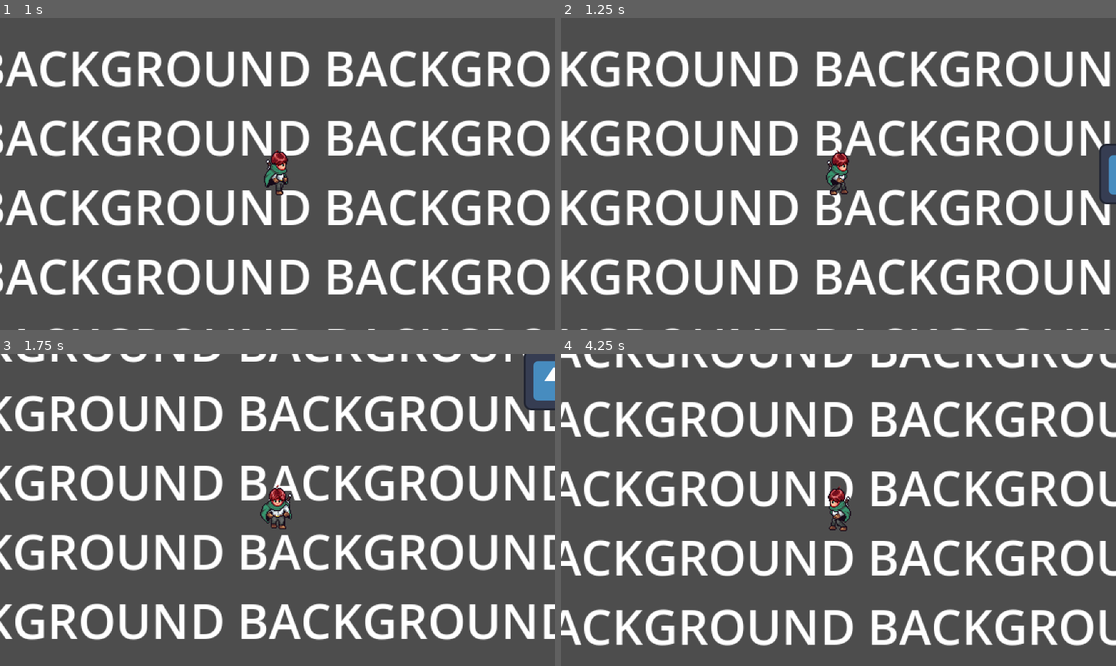
Above: before the commit, frames 1-4 (two rows, left to right).
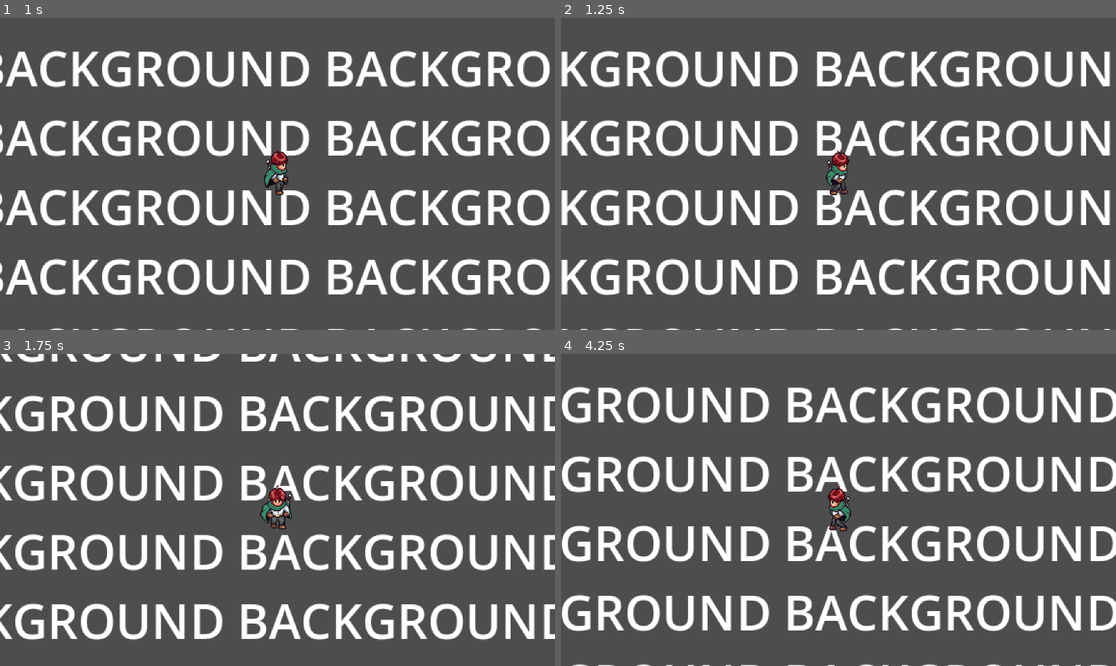
Above: after the commit, the same moments.

Repository: UltimaAngel/Video-Game-Project-1
Game: Godot game, scene res://game/scenes/game.tscn
Two runs of this game, one before a commit and one after it. Both use one fixed random seed, a clock stepped at 60 frames per second and the inputs below. The engine's default icon, where the game draws it, is replaced by a stand-in: a white triangle on a blue panel in a dark square.
Inputs:
- Up to frame 1 (1 s): tap Enter at 0.5 s; hold D (right) from 0.53 s (still down)
- Up to frame 2 (1.25 s): keep holding D (right)
- Up to frame 3 (1.75 s): release D (right) at 1.28 s; hold S (down) from 1.28 s (still down)
- Up to frame 4 (4.25 s): release S (down) at 2.03 s; hold D (right) 2.03-2.78 s; hold W (up) 2.78-3.53 s; hold A (left) from 3.53 s (still down)

Frame 1 is identical in both runs. In frame 2, 0.4% of the frame differs, in the area x 96-100%, y 40-60%; in frame 3, 0.7%; in frame 4, 35%, in the area x 0-100%, y 0-100%.

Commit message:
Create Health and Hitbox Components
Health is now a component separated from being tied to a specific class,
and same with the hitbox component. There's a great video on YouTube by
Bitlytic titled "How You Can Easily Make Your Code Simpler in Godot 4"
that explains how and why to do this.

Diff:
--- a/characters/player/scenes/player.tscn
+++ b/characters/player/scenes/player.tscn
@@ -1,7 +1,9 @@
-[gd_scene load_steps=13 format=3 uid="uid://bo0pwsa6hw5ue"]
+[gd_scene load_steps=15 format=3 uid="uid://bo0pwsa6hw5ue"]
 
 [ext_resource type="Script" uid="uid://b6fbiyjuwntgn" path="res://characters/player/scripts/player.gd" id="1_cvnsp"]
 [ext_resource type="Texture2D" uid="uid://ceibfuodxat68" path="res://characters/player/assets/player_sprite02.png" id="2_cvnsp"]
+[ext_resource type="PackedScene" uid="uid://bdu6v3fhcn53g" path="res://components/health_component/health_component.tscn" id="3_41mm0"]
+[ext_resource type="PackedScene" uid="uid://cxnwhytyj6sg6" path="res://components/hitbox_component/hitbox_component.tscn" id="4_2pynv"]
 
 [sub_resource type="CircleShape2D" id="CircleShape2D_ittr2"]
 radius = 8.062258
@@ -148,16 +150,18 @@
 hframes = 16
 vframes = 3
 
+[node name="HealthComponent" parent="." instance=ExtResource("3_41mm0")]
+
 [node name="CollisionShape2D" type="CollisionShape2D" parent="."]
 show_behind_parent = true
 position = Vector2(0, 20)
 shape = SubResource("CircleShape2D_ittr2")
 
-[node name="HitBox" type="Area2D" parent="."]
-collision_layer = 0
+[node name="HitboxComponent" parent="." node_paths=PackedStringArray("health_component") instance=ExtResource("4_2pynv")]
 collision_mask = 4
+health_component = NodePath("../HealthComponent")
 
-[node name="CollisionShape2D" type="CollisionShape2D" parent="HitBox"]
+[node name="CollisionShape2D" type="CollisionShape2D" parent="HitboxComponent"]
 shape = SubResource("CapsuleShape2D_vgqql")
 
 [node name="AnimationPlayer" type="AnimationPlayer" parent="."]
@@ -165,4 +169,4 @@
 &"": SubResource("AnimationLibrary_p04ig")
 }
 
-[connection signal="area_entered" from="HitBox" to="." method="_on_hit_box_area_entered"]
+[connection signal="area_entered" from="HitboxComponent" to="." method="_on_hitbox_component_area_entered"]
--- a/characters/player/scripts/player.gd
+++ b/characters/player/scripts/player.gd
@@ -8,7 +8,6 @@
 #    https://www.youtube.com/playlist?list=PLfcCiyd_V9GH8M9xd_QKlyU8jryGcy3Xa
 
 var cardinal_direction : Vector2 = Vector2.DOWN
-var health : float = 100.0
 var input_direction : Vector2 = Vector2.ZERO
 var speed : float = 300.0
 var state : String = "idle"
@@ -52,9 +51,9 @@
 
 	cardinal_direction = new_dir
 
-	# Flip player sprite across x axis. Doing it this way instead of setting flip_h
-	# allows us to also flip children of Sprite2D node, should we desire to do so
-	# in the future.
+	# Scale the player sprite across x axis. Doing it this way instead of setting
+	# flip_h allows us to also "flip" children of Sprite2D node when the player
+	# sprite "flips", should we desire to do so in the future.
 	player_sprite.scale.x = -1 if cardinal_direction == Vector2.LEFT else 1
 	return true
 
@@ -82,12 +81,5 @@
 	move_and_slide()
 
 
-# Check if Player's health is 0 every frame.
 func _process(_delta):
-	if (health == 0):
-		get_tree().reload_current_scene()
-
-
-# For now, anything in Layer 3 (melee attacks) that enters the hitbox will kill the player
-func _on_hit_box_area_entered(area):
-	health = 0
+	pass
--- /dev/null
+++ b/components/health_component/health_component.gd
@@ -0,0 +1,14 @@
+extends Node2D
+class_name HealthComponent
+
+
+@export var MAX_HEALTH : float = 100.0
+var health : float
+
+func _ready():
+	health = MAX_HEALTH
+
+# For now, a single attack is enough to kill
+func damage():
+	health = 0
+	get_parent().queue_free()
--- /dev/null
+++ b/components/health_component/health_component.tscn
@@ -0,0 +1,6 @@
+[gd_scene load_steps=2 format=3 uid="uid://bdu6v3fhcn53g"]
+
+[ext_resource type="Script" uid="uid://beex8ck41oa28" path="res://components/health_component/health_component.gd" id="1_t2tvt"]
+
+[node name="HealthComponent" type="Node2D"]
+script = ExtResource("1_t2tvt")
--- /dev/null
+++ b/components/hitbox_component/hitbox_component.gd
@@ -0,0 +1,9 @@
+extends Area2D
+class_name HitboxComponent
+
+
+@export var health_component : HealthComponent
+
+func damage():
+	if health_component:
+		health_component.damage()
--- /dev/null
+++ b/components/hitbox_component/hitbox_component.tscn
@@ -0,0 +1,6 @@
+[gd_scene load_steps=2 format=3 uid="uid://cxnwhytyj6sg6"]
+
+[ext_resource type="Script" uid="uid://d31jk2wuvas15" path="res://components/hitbox_component/hitbox_component.gd" id="1_3t5pk"]
+
+[node name="HitboxComponent" type="Area2D"]
+script = ExtResource("1_3t5pk")
--- a/game/scenes/game.tscn
+++ b/game/scenes/game.tscn
@@ -1,7 +1,7 @@
 [gd_scene load_steps=3 format=3 uid="uid://4pqund3nukl7"]
 
 [ext_resource type="PackedScene" uid="uid://bo0pwsa6hw5ue" path="res://characters/player/scenes/player.tscn" id="1_7aouk"]
-[ext_resource type="PackedScene" uid="uid://tn1x41u8qc2e" path="res://test/scenes/test_enemy.tscn" id="2_vv3et"]
+[ext_resource type="PackedScene" uid="uid://tn1x41u8qc2e" path="res://test/enemy/test_enemy.tscn" id="2_vv3et"]
 
 [node name="Game" type="Node2D"]
 
--- a/test/scenes/test_enemy.tscn
+++ /dev/null
@@ -1,28 +0,0 @@
-[gd_scene load_steps=3 format=3 uid="uid://tn1x41u8qc2e"]
-
-[ext_resource type="Texture2D" uid="uid://4q335xxs2p" path="res://icon.svg" id="1_r1vdb"]
-
-[sub_resource type="RectangleShape2D" id="RectangleShape2D_bs22l"]
-size = Vector2(112, 112)
-
-[node name="TestEnemy" type="CharacterBody2D"]
-scale = Vector2(0.7, 0.7)
-collision_mask = 0
-
-[node name="Sprite2D" type="Sprite2D" parent="."]
-scale = Vector2(0.7, 0.7)
-texture = ExtResource("1_r1vdb")
-
-[node name="CollisionShape2D" type="CollisionShape2D" parent="."]
-scale = Vector2(0.7, 0.7)
-shape = SubResource("RectangleShape2D_bs22l")
-
-[node name="HurtBox" type="Area2D" parent="."]
-scale = Vector2(0.7, 0.7)
-collision_layer = 4
-collision_mask = 0
-
-[node name="CollisionPolygon2D" type="CollisionPolygon2D" parent="HurtBox"]
-position = Vector2(-57, -2)
-scale = Vector2(0.7, 0.7)
-polygon = PackedVector2Array(-10.040558, 18, -193.63928, 2, -10.040558, -14)
Not shown, added: components/health_component/health_component.gd.uid
Not shown, added: components/hitbox_component/hitbox_component.gd.uid
